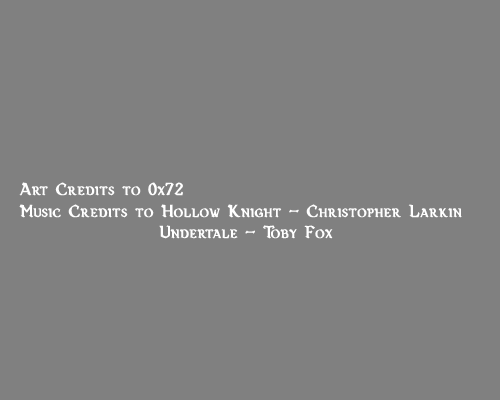
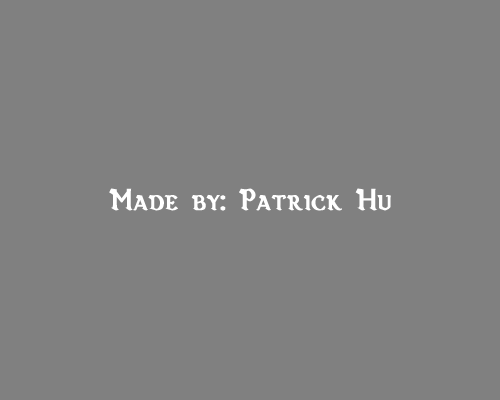
Layers edited between the first and the second 500 × 400 image:
renamed "Art Credits to 0x72 Music Credit" to "Made by: Patrick Hu", painted on it over (19, 182, 462, 239)
